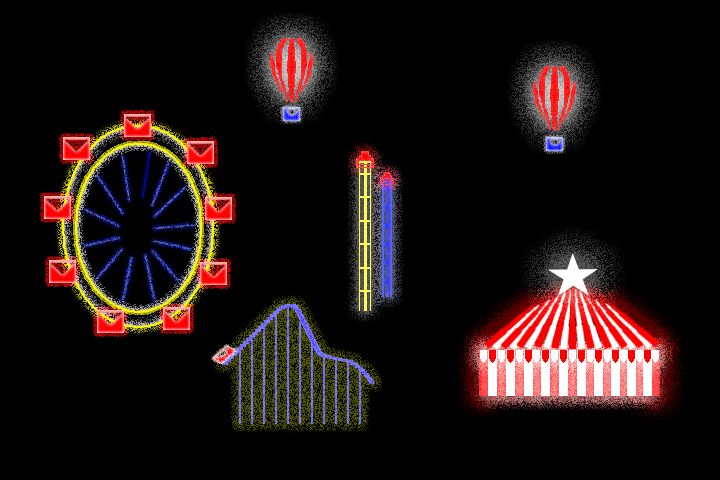
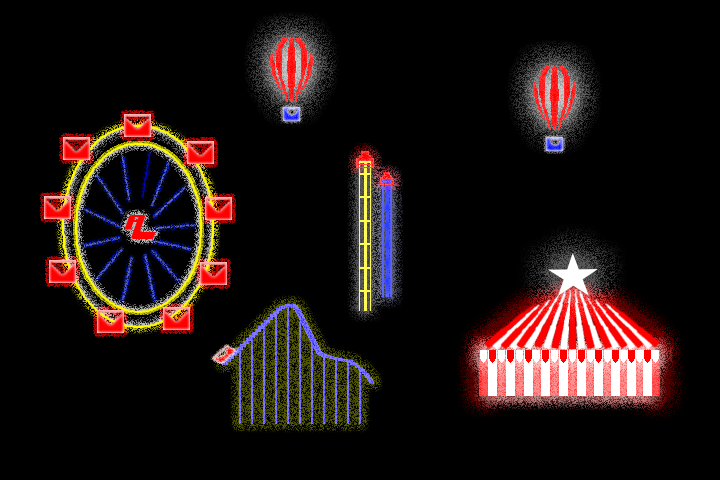
Two versions of the same layered image (720×480). Layer-by-layer changes:
showed "A", painted on it over [119,215,156,245]
